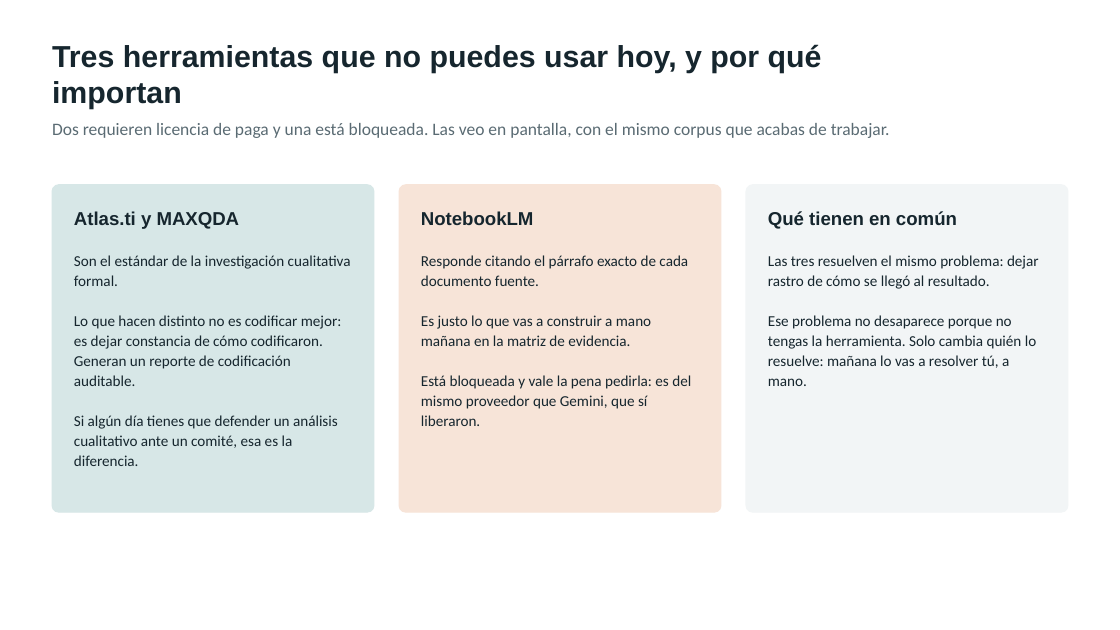
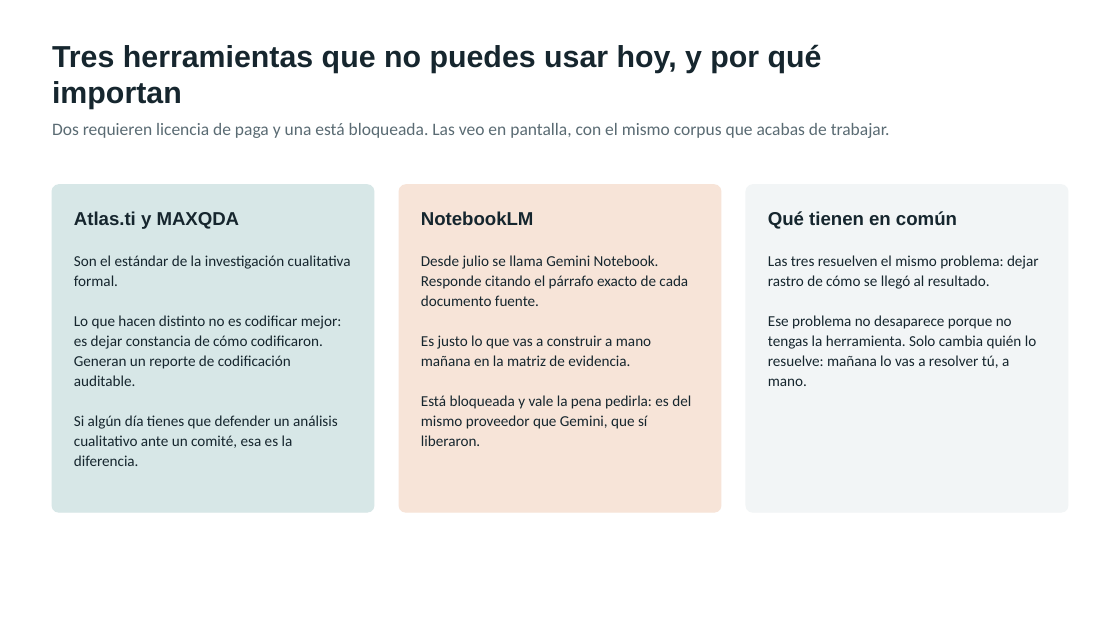
Before and after one commit to marvtrejo/curso-inegi-gen-ai, a slide deck: slide 14 of sesion-05/Sesion_05_Ecosistema_Herramientas.pptx. Drawn at 1120x630 pixels with LibreOffice and Linux fonts; fonts in the diff are those of the drawing. Boxes give left, top, right and bottom in pixels: in the first picture for what was removed or moved away, otherwise in the second. Text is boxed around its words. In the diff, an @@ line names an element or a change of style, - is before the commit and + after.

```diff
--- a/sesion-05/Sesion_05_Ecosistema_Herramientas.pptx
+++ b/sesion-05/Sesion_05_Ecosistema_Herramientas.pptx
@@ text at [421,255,688,306]: text changed @@
-Responde citando el párrafo exacto de cada documento fuente.
+Desde julio se llama Gemini Notebook. Responde citando el párrafo exacto de cada documento fuente.
```
Also in this commit, not shown: 7 other slides changed, 1 slide added, 3 other files.
